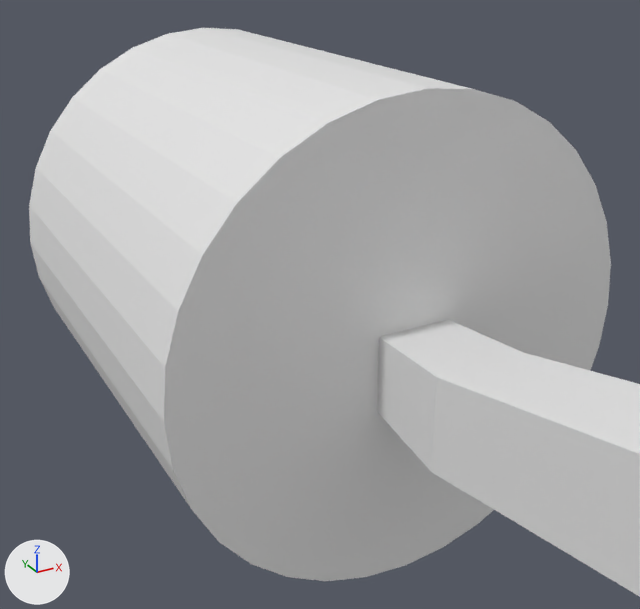
The Blender file Assets/Art/PlayerTools/MarshmallowStick/MarshmallowStick.blend, before and after one commit.
Rendered twice from a 50 mm lens placed at (-0.762, 4.984, 0.614), pointed at (0.053, 6.465, -0.126). The axes (+X, +Y, +Z) are drawn at lower left. The lights are the same throughout.

In view in the first picture: 'Marshmallow', 'Stick'.
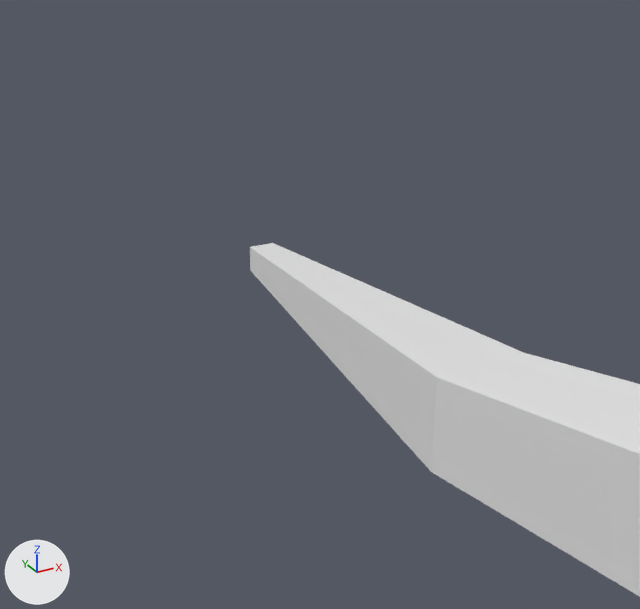
Boxes (x1, y1, x2, y2) around the edits, measured in the pictures (640 x 609 px):
'Marshmallow', deleted: before (29, 28, 611, 581)

Patch to the scene script:
```diff
--- a/Assets/Art/PlayerTools/MarshmallowStick/MarshmallowStick.blend.py
+++ b/Assets/Art/PlayerTools/MarshmallowStick/MarshmallowStick.blend.py
@@ ob_marshmallow @@
-ob_marshmallow = bpy.data.objects.new('Marshmallow', me_cylinder)
-ob_marshmallow.location = (0.02, 6.516, -0.062)
-ob_marshmallow.rotation_euler = (-1.571, 0.0, 0.0)  # degrees (-90, 0, 0)
-ob_marshmallow.scale = (0.442, 0.442, 0.442)
```
